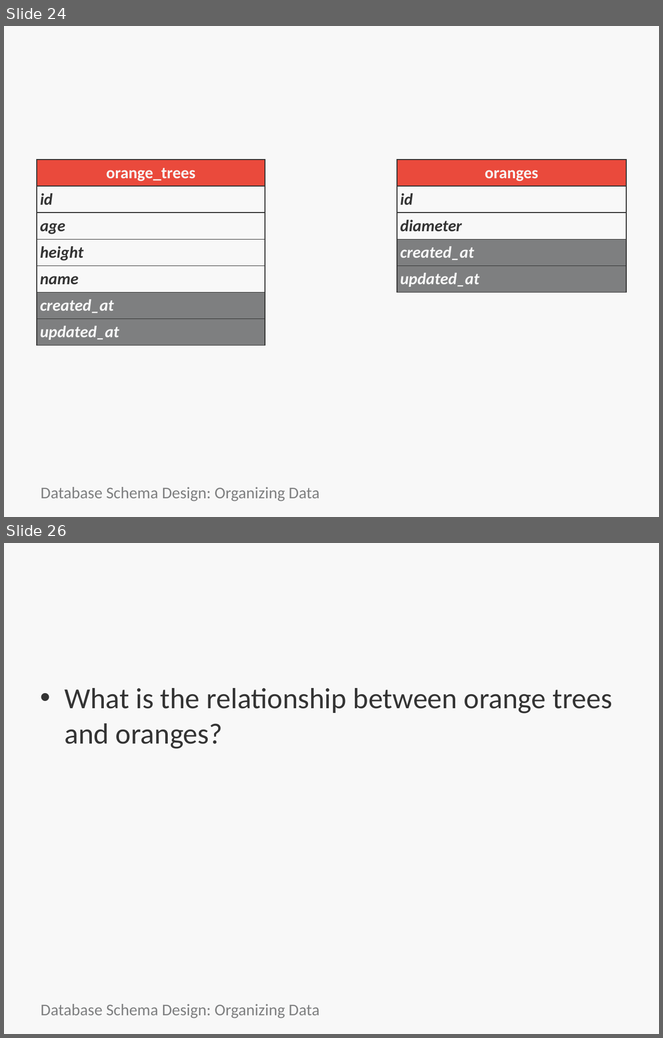
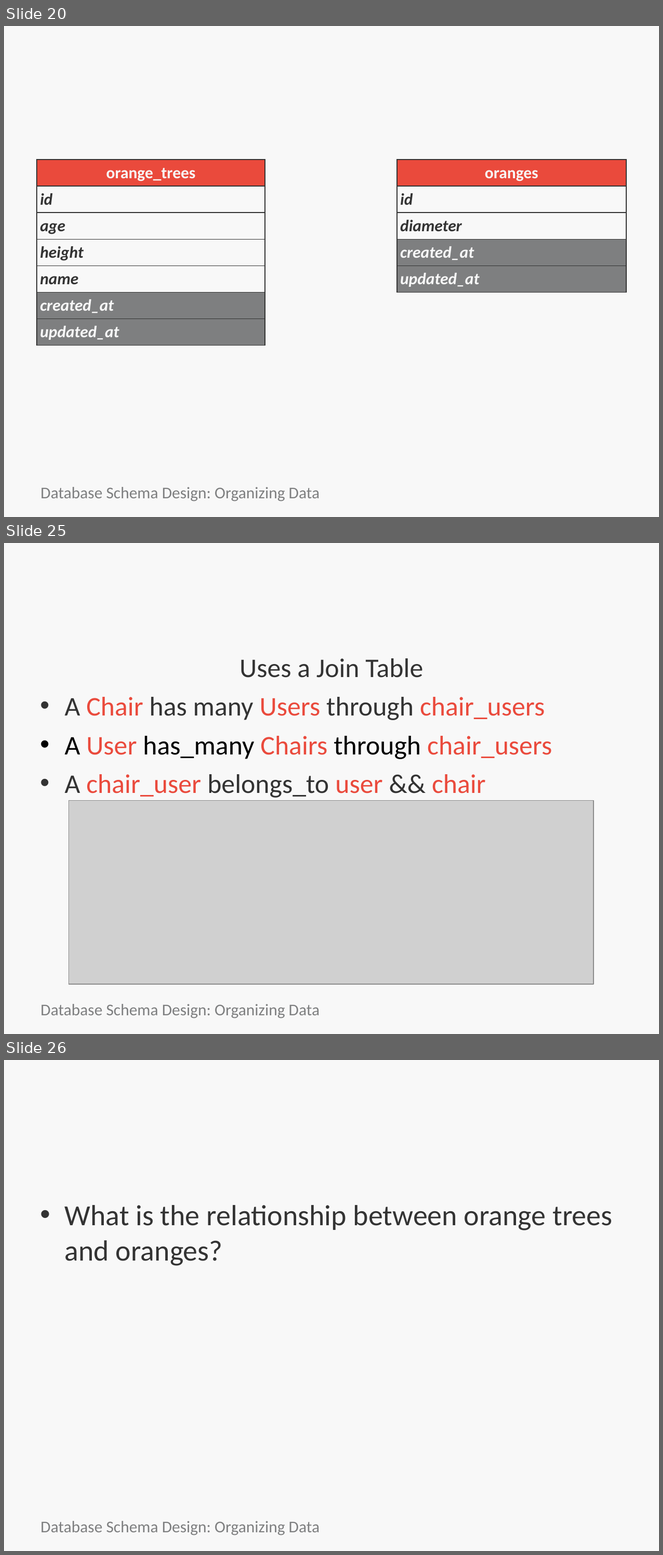
Before and after one commit to bootcoder/sql_schema_design_basics, a slide deck: HTC-schema-sql.pptx. Shown one above the other, each under a label of ours: slides 24 and 26 before the commit, slides 20, 25 and 26 after it; the slides between them are not shown. The pictures are 663x1038 and 663x1555 pixels, drawn with LibreOffice and Linux fonts; fonts in the diff are those of the drawing; grey boxes stand for pictures; background and template pictures are left out. Boxes give left, top, right and bottom in pixels: in the first picture for what was removed or moved away, otherwise in the second. Text is boxed around its words. In the diff, an @@ line names an element or a change of style, - is before the commit and + after.

```diff
--- a/HTC-schema-sql.pptx
+++ b/HTC-schema-sql.pptx
@@ slide 25 added at <box>4,543,659,1034</box>, background picture (left out) @@
@@ title added at <box>37,551,626,633</box>, 44 pt, text #F8F8F8, bold @@
+Many to Many
@@ text added at <box>65,658,552,798</box>, 29.6 pt, text #EA4A3C @@
+Uses a Join Table
+• A Chair has many Users through chair_users
+• A User has_many Chairs through chair_users
+• A chair_user belongs_to user && chair
@@ picture added at <box>69,800,594,984</box> @@
@@ text added at <box>40,1004,320,1019</box>, 18 pt, text #7E7F80 @@
+Database Schema Design: Organizing Data
@@ what was slide 24 is now slide 20 @@
```
Also in this commit, not shown: 10 slides changed, 3 other slides added, 4 slides removed.
